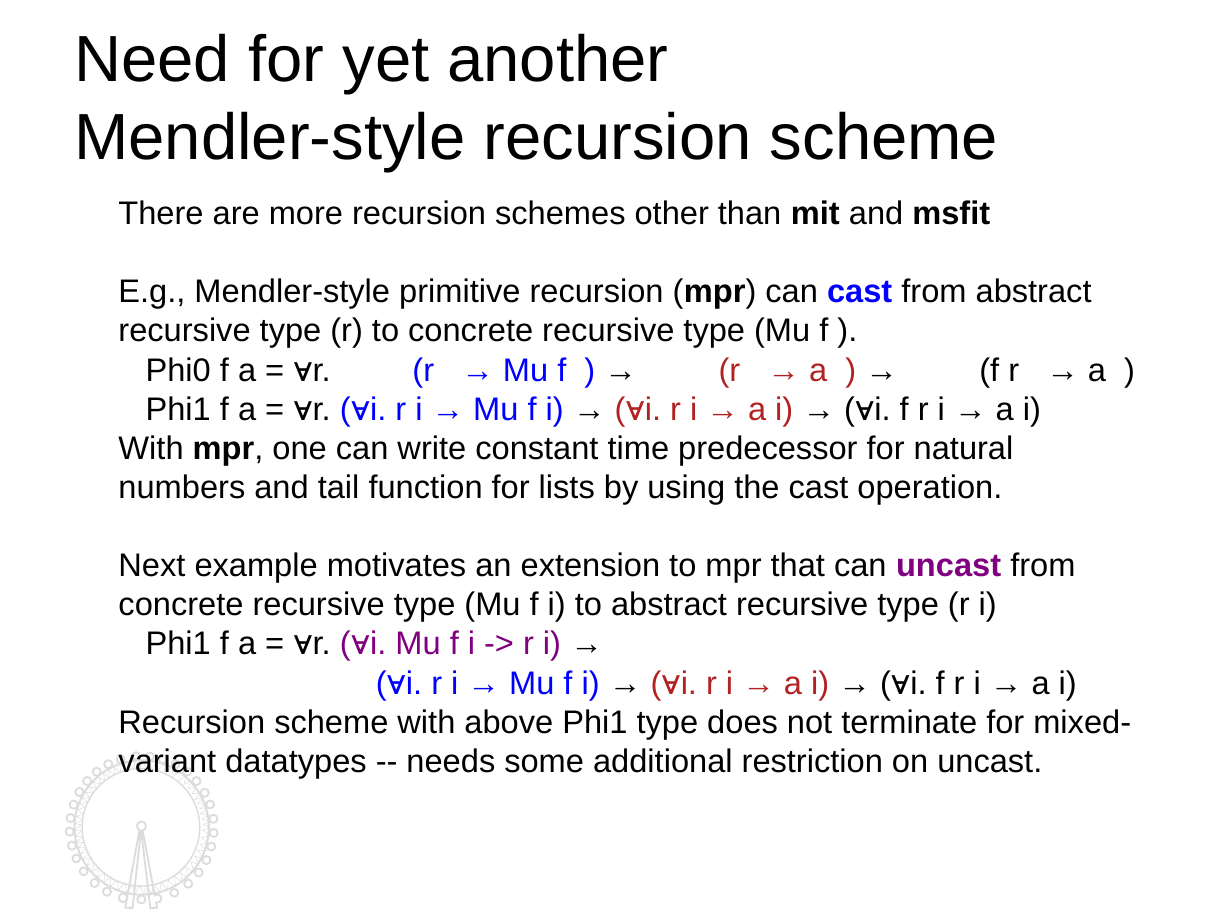
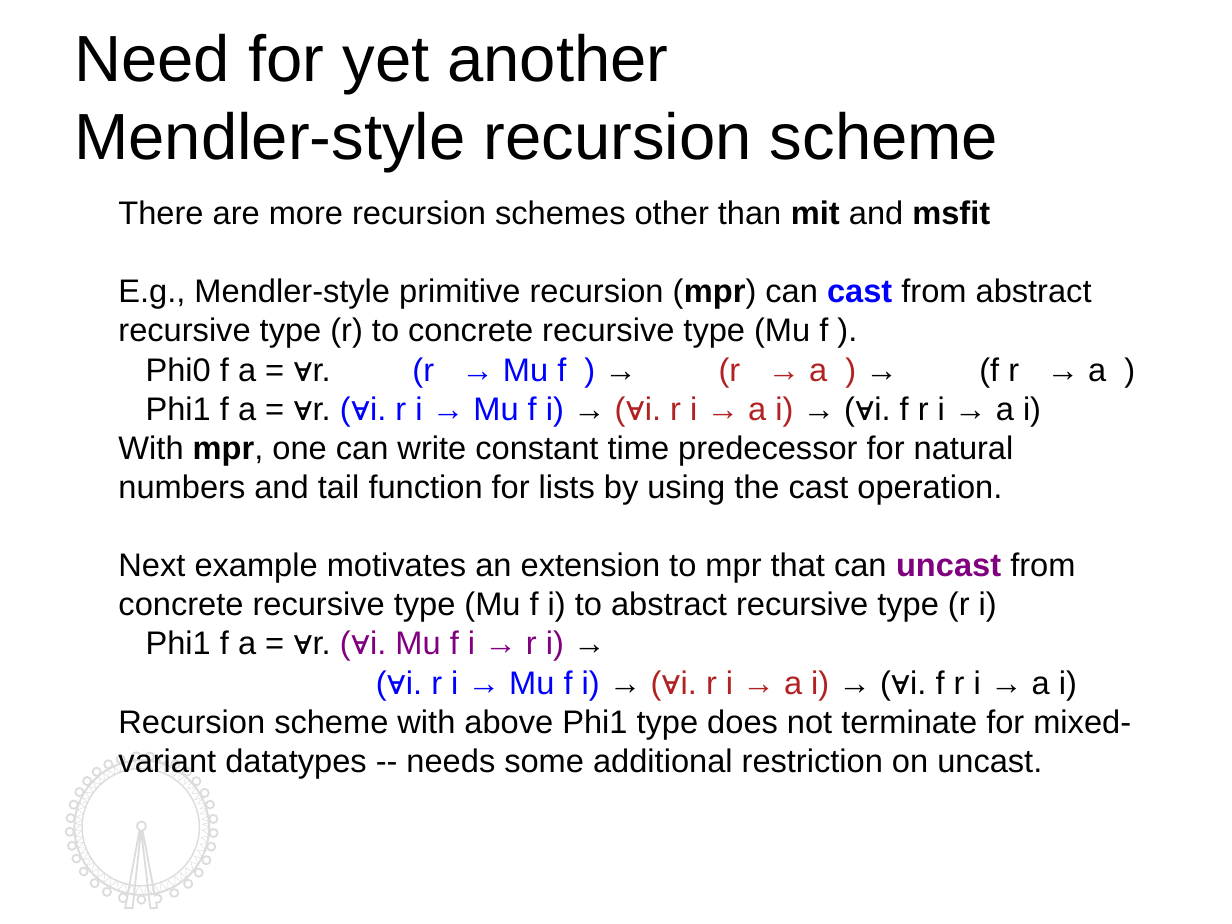
Before and after one commit to kyagrd/naxPapers, a slide deck: slide 14 of draft/TYPES13/ppt/myslide.odp. Drawn at 1232x924 pixels with LibreOffice and Linux fonts; fonts in the diff are those of the drawing. Boxes give left, top, right and bottom in pixels: in the first picture for what was removed or moved away, otherwise in the second. Text is boxed around its words. In the diff, an @@ line names an element or a change of style, - is before the commit and + after.

Commit message:
there were still typos;; fixed after the PL club talk

```diff
--- a/draft/TYPES13/ppt/myslide.odp
+++ b/draft/TYPES13/ppt/myslide.odp
@@ text at (146,357,1106,700): bold on in "→ → → → →", "→ → → → →", "→ → → → →" @@
@@ text at (146,630,564,660): text changed @@
-Phi1 f a = ∀r. (∀i. Mu f i -> r i) →
+Phi1 f a = ∀r. (∀i. Mu f i → r i) →
```
Also in this commit, not shown: 16 other slides changed, 1 other file.
